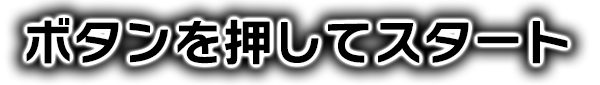
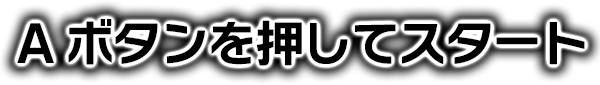
Layer changes from the first 600x85 image to the second:
renamed "ボタンを押してスタート" to "Aボタンを押してスタート", painted on it over [17, 18, 585, 66]
